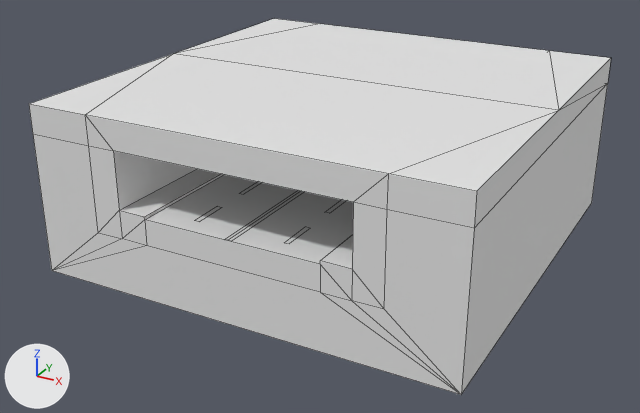
What one commit did to the FBX model Mystics Project/Assets/polyperfect/Low Poly Ultimate Pack/T/- Meshes_T/Terrains_T/Tiles_T/tile-mainroad-tunnel.fbx.
Camera for both pictures: a camera (50 mm lens) standing at (27.6, -53.9, 22.8) and looking at (-0.9, -2.1, -3.1). Lighting does not change. The marker at lower left points along +X, +Y and +Z. Mesh edges are drawn as thin lines. Where no turn or scale is listed for an object, it has been applied to the vertices.

Before the edit, the objects in view are built like this:
```python
mat_lowpoly_colors = principled_material('LOWPOLY-COLORS')
mat_lowpoly_colors.base_color = (0.8, 0.8, 0.8)  # white #e7e7e7
mat_lowpoly_colors.roughness = 0.553
me_tile_mainroad_tunnel = bpy.data.meshes.new('tile-mainroad-tunnel')
me_tile_mainroad_tunnel.from_pydata(...)  # 106 vertices, 80 faces; spans x -15.0..15.0, y -15.0..15.0, z -6.0..6.0
me_tile_mainroad_tunnel.materials.append(mat_lowpoly_colors)  # white #e7e7e7
# before: 5 (8.2, -15.0, 4.0) at pixel (353, 202), 32 (-8.2, -15.0, 4.0) at pixel (113, 150), 57 (8.2, 15.0, 4.0), 82 (-8.2, 15.0, 4.0)
ob_tile_mainroad_tunnel = bpy.data.objects.new('tile-mainroad-tunnel', me_tile_mainroad_tunnel)
ob_tile_mainroad_tunnel.location = (0.0, 0.0, 0.0)
```
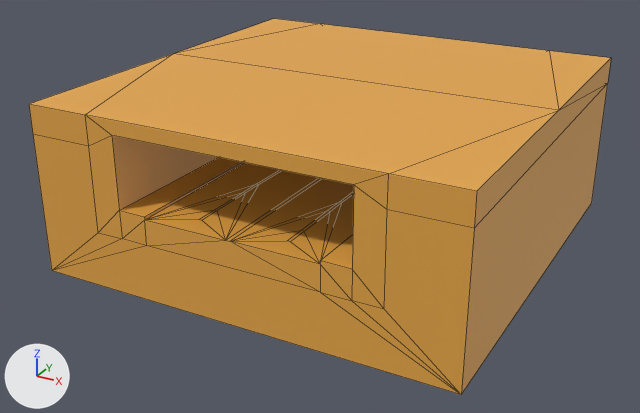
Where the newer file only moved an object's origin or applied its transform, the numbers keep the older frame.

Boxes (x1, y1, x2, y2) around the edits, measured in the pictures (640 x 413 px; the box of a moved part takes in the faces that stretch with it):
'tile-mainroad-tunnel', recoloured, reshaped (white to orange)
    both: (29, 19, 611, 395)
part 1 of me_tile_mainroad_tunnel, moved or reshaped
    both: (85, 115, 389, 309)
part 2 of me_tile_mainroad_tunnel, built on
    before: (145, 175, 353, 292)
    after: (145, 163, 354, 292)

The change, as a diff of the scene's bpy script:
```diff
--- a/Mystics Project/Assets/polyperfect/Low Poly Ultimate Pack/T/- Meshes_T/Terrains_T/Tiles_T/tile-mainroad-tunnel.fbx.py
+++ b/Mystics Project/Assets/polyperfect/Low Poly Ultimate Pack/T/- Meshes_T/Terrains_T/Tiles_T/tile-mainroad-tunnel.fbx.py
@@ mat_lowpoly_colors @@
 mat_lowpoly_colors = principled_material('LOWPOLY-COLORS')
-mat_lowpoly_colors.base_color = (0.8, 0.8, 0.8)  # white #e7e7e7
+mat_lowpoly_colors.base_color = (0.8, 0.388, 0.0631)  # orange #e7a747
 mat_lowpoly_colors.roughness = 0.553
@@ me_tile_mainroad_tunnel @@
 # used by ob_tile_mainroad_tunnel; location = (0.0, 0.0, 0.0)
 # verts and faces of me_tile_mainroad_tunnel; kept vertices keep their numbers, new ones are numbered from 106
-me_tile_mainroad_tunnel.from_pydata(...)  # 106 vertices, 80 faces; spans x -15.0..15.0, y -15.0..15.0, z -6.0..6.0
+me_tile_mainroad_tunnel.from_pydata(...)  # 110 vertices, 145 faces; spans x -15.0..15.0, y -15.0..15.0, z -6.0..6.0
+# me_tile_mainroad_tunnel part 1
+for i in [5, 32, 57, 82]: verts[i] += (0.0, 0.0, 1.0)
+# me_tile_mainroad_tunnel part 2
+# 56 vertices are removed from x -3.4..3.4, y -15.0..15.0, z -0.2
+# 19 faces are deleted
+# 60 vertices are added at x -6.3..6.3, y -15.0..15.0, z -0.2
+# 84 new faces join them
 me_tile_mainroad_tunnel.materials.append(mat_lowpoly_colors)
```
